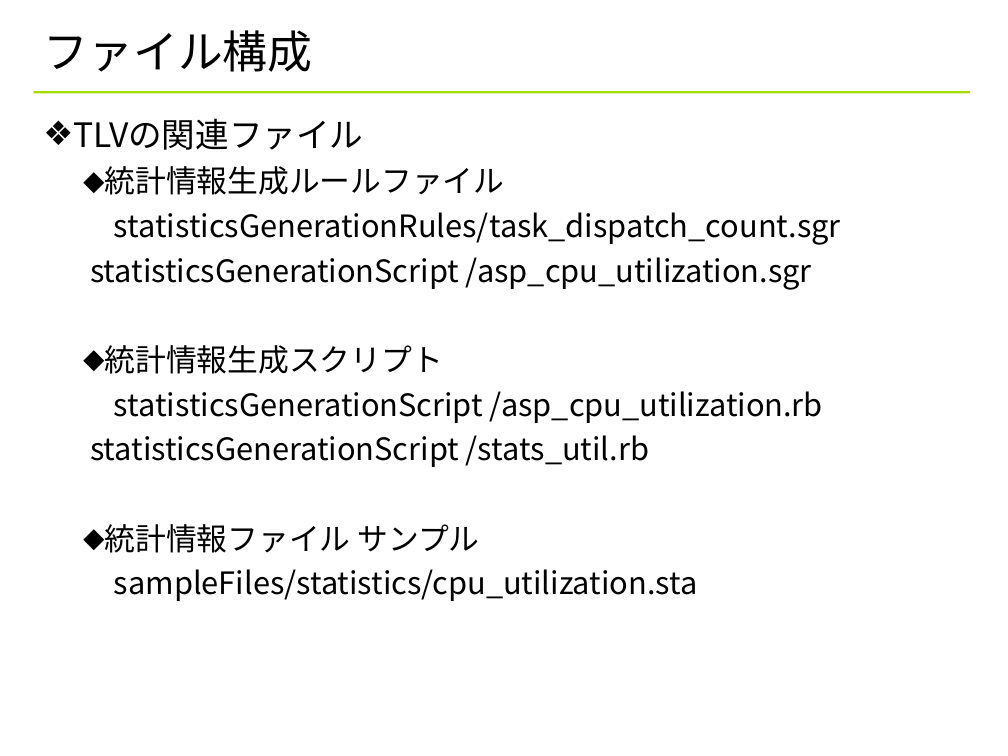
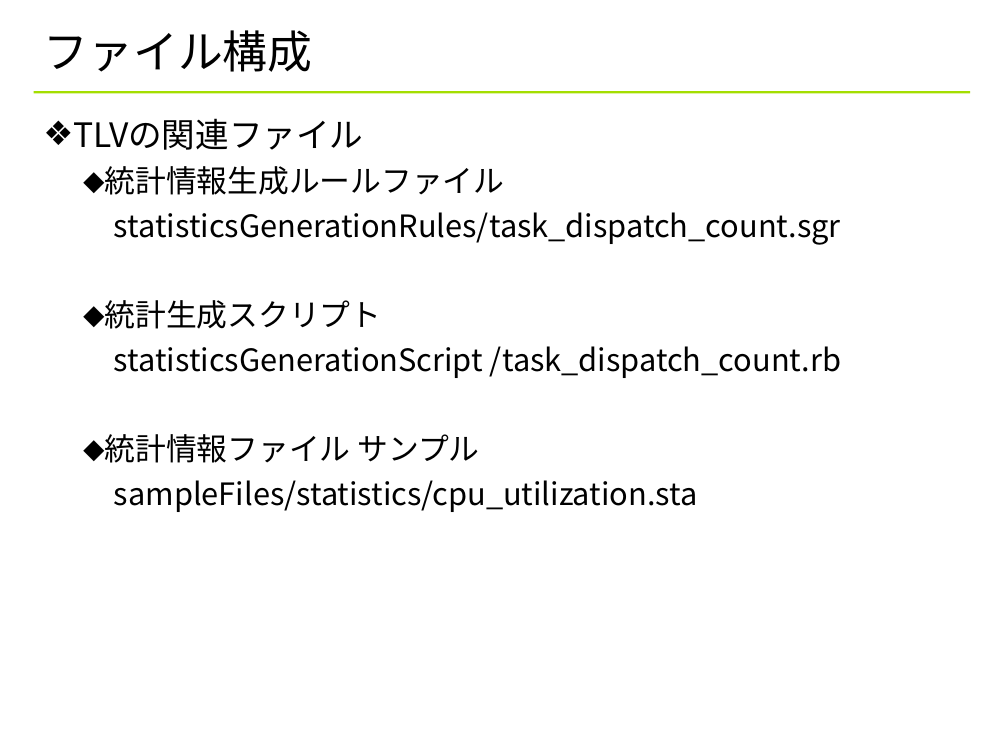
Before and after one commit to YixiaoLi/tlv4mc, a slide deck: slide 4 of doc/statistics_viewer_manual.ppt. Drawn at 1008x756 pixels with LibreOffice and Linux fonts; fonts in the diff are those of the drawing; background and template pictures are left out. Boxes give left, top, right and bottom in pixels: in the first picture for what was removed or moved away, otherwise in the second. Text is boxed around its words. In the diff, an @@ line names an element or a change of style, - is before the commit and + after.

Commit message:
asp_stats.logをasp_shortと同様にして、比較的短いログでの統計情報表示機能の使用テストを可能にした。 データ読み取りモードのテストのためにasp_cpu_utilization.sgrにデータ読み取りモードの記述を追加。 asp_stats.logの最初の2行が架空のものであること、asp_stats.resの統計情報制せルールの指定はresの生成時にはないこと、以上の2点の注意事項をマニュアルに追加。

```diff
--- a/doc/statistics_viewer_manual.ppt
+++ b/doc/statistics_viewer_manual.ppt
@@ text at [105,300,841,378]: text changed @@
-  statisticsGenerationScript /asp_cpu_utilization.sgr
-  ⬥ 統計情報生成スクリプト
-  statisticsGenerationScript /asp_cpu_utilization.rb
-  statisticsGenerationScript /stats_util.rb
+  ⬥ 統計生成スクリプト
+  statisticsGenerationScript /task_dispatch_count.rb
```
Also in this commit, not shown: 1 other slide changed, 1 slide added, 3 other files.
